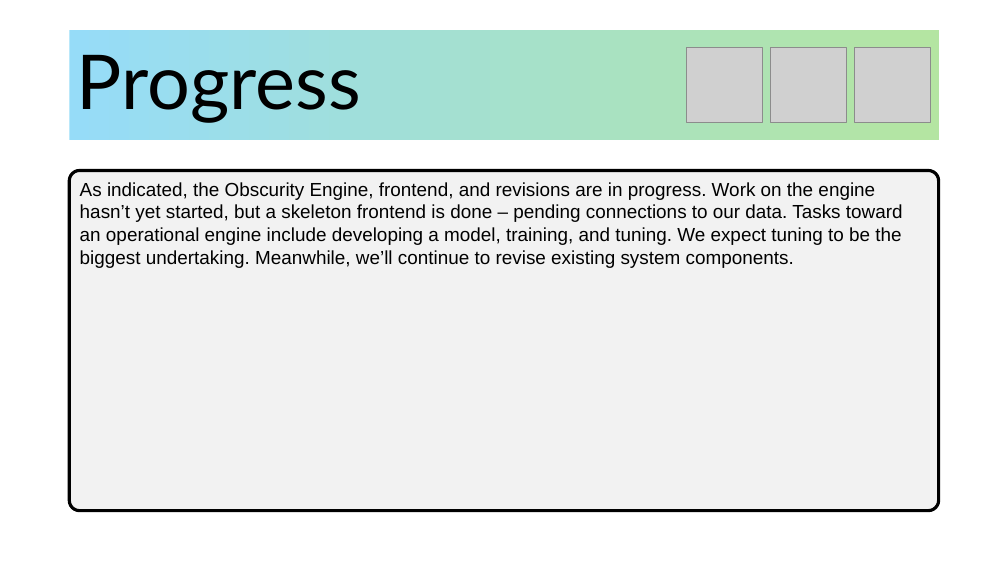
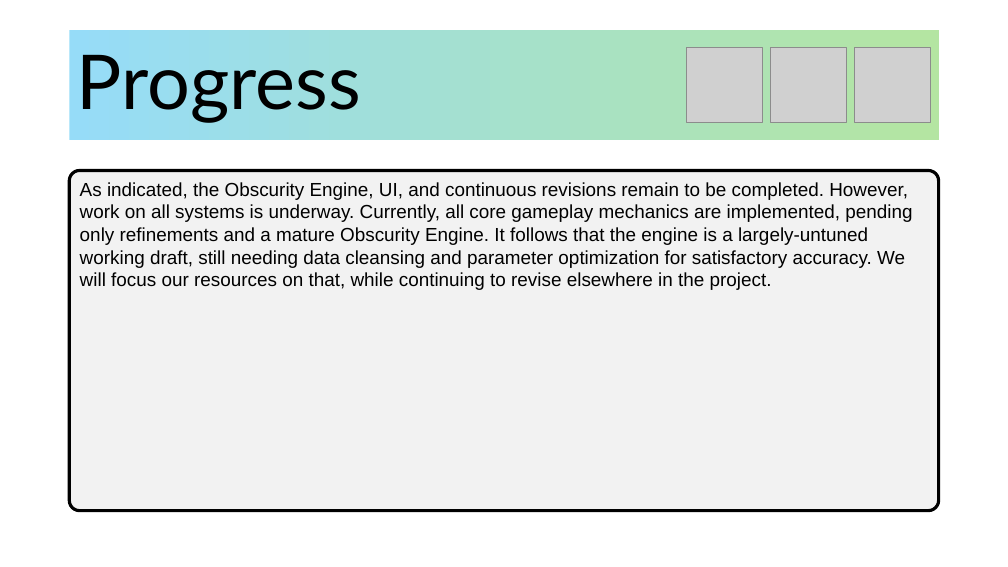
Before and after one commit to BlairBowen/Knowball, a slide deck: slide 13 of presentations/spring-design-presentation.pptx. Drawn at 1008x567 pixels with LibreOffice and Linux fonts; fonts in the diff are those of the drawing; grey boxes stand for pictures. Boxes give left, top, right and bottom in pixels: in the first picture for what was removed or moved away, otherwise in the second. Text is boxed around its words. In the diff, an @@ line names an element or a change of style, - is before the commit and + after.

```diff
--- a/presentations/spring-design-presentation.pptx
+++ b/presentations/spring-design-presentation.pptx
@@ text in rounded rectangle at bbox=[80, 182, 912, 290]: text changed @@
-As indicated, the Obscurity Engine, frontend, and revisions are in progress. Work on the engine hasn’t yet started, but a skeleton frontend is done – pending connections to our data. Tasks toward an operational engine include developing a model, training, and tuning. We expect tuning to be the biggest undertaking. Meanwhile, we’ll continue to revise existing system components.
+As indicated, the Obscurity Engine, UI, and continuous revisions remain to be completed. However, work on all systems is underway. Currently, all core gameplay mechanics are implemented, pending only refinements and a mature Obscurity Engine. It follows that the engine is a largely-untuned working draft, still needing data cleansing and parameter optimization for satisfactory accuracy. We will focus our resources on that, while continuing to revise elsewhere in the project.
```
Also in this commit, not shown: 2 other slides changed.
